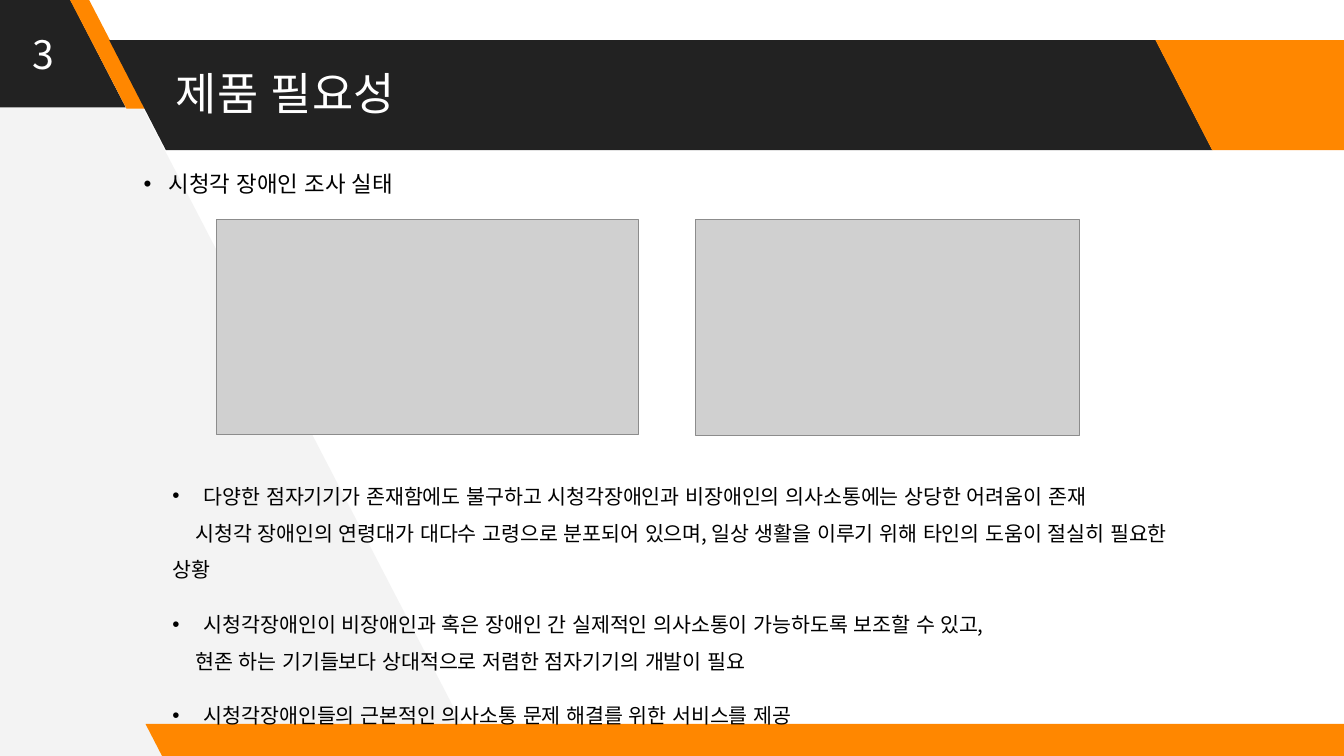
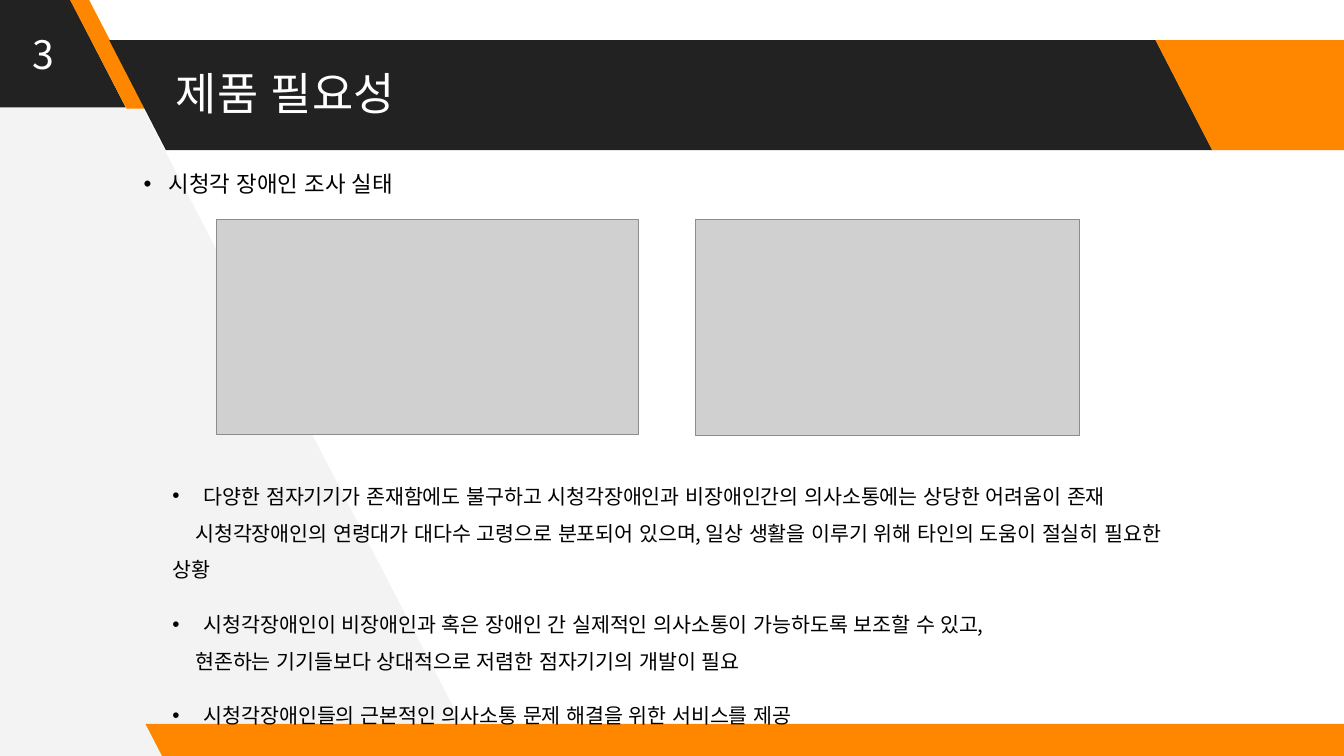
Before and after one commit to Huffon/2019_Capstone_bee, a slide deck: slide 3 of docs/8_Final Presentation Panel.pptx. Drawn at 1344x756 pixels with LibreOffice and Linux fonts; fonts in the diff are those of the drawing; grey boxes stand for pictures. Boxes give left, top, right and bottom in pixels: in the first picture for what was removed or moved away, otherwise in the second. Text is boxed around its words. In the diff, an @@ line names an element or a change of style, - is before the commit and + after.

```diff
--- a/docs/8_Final Presentation Panel.pptx
+++ b/docs/8_Final Presentation Panel.pptx
@@ text at <box>172,486,1161,579</box>: text changed @@
-• 다양한 점자기기가 존재함에도 불구하고 시청각장애인과 비장애인의 의사소통에는 상당한 어려움이 존재
-시청각 장애인의 연령대가 대다수 고령으로 분포되어 있으며, 일상 생활을 이루기 위해 타인의 도움이 절실히 필요한 상황
+• 다양한 점자기기가 존재함에도 불구하고 시청각장애인과 비장애인간의 의사소통에는 상당한 어려움이 존재
+시청각장애인의 연령대가 대다수 고령으로 분포되어 있으며, 일상 생활을 이루기 위해 타인의 도움이 절실히 필요한 상황
@@ text at <box>195,652,792,729</box>: text changed @@
-현존 하는 기기들보다 상대적으로 저렴한 점자기기의 개발이 필요
-• 시청각장애인들의 근본적인 의사소통 문제 해결를 위한 서비스를 제공
+현존하는 기기들보다 상대적으로 저렴한 점자기기의 개발이 필요
+• 시청각장애인들의 근본적인 의사소통 문제 해결을 위한 서비스를 제공
```
Also in this commit, not shown: 4 other slides changed.
